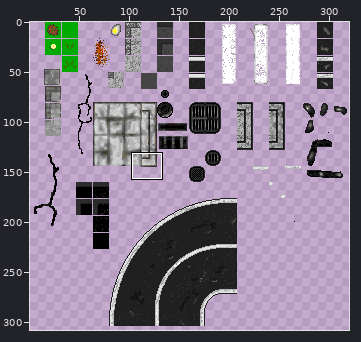
A sprite sheet gets an edit: Assets/Graph/images/sol_urbain.png. The first picture is a wide view before the edit; the outline marks the close-up.
Close-up. Old version:
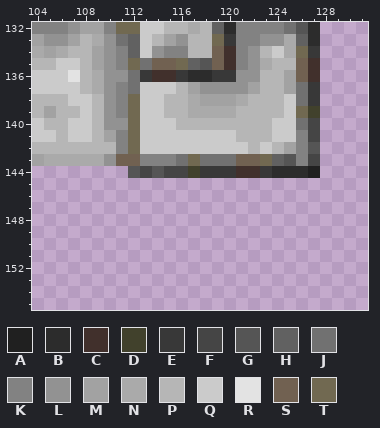
The file is 320x320 pixels. Colours within 5 levels of each other are drawn and written as one. Shown: x 104..131, y 132..155. The wide view leaves out empty margins.
Palette (. is transparent): A #202020  B #2c2c2c  C #41302c  D #41412c  E #383838  F #454545  G #555555  H #616161  J #717171  K #828282  L #929292  M #a2a2a2  N #aaaaaa  P #b6b6b6  Q #cbcbcb  R #e3e3e3  S #716151  T #716951
Pixels before, first column x 104:
132 KKKLMMKTTQQPPNPHBKKKKJGB
133 MLLMPNLJHQPMLPPTEKKLLNHB
134 NMNPPMLKHQLKKPPSCKLPQNTE
135 PPQQPMLKTJSSTHGSCKLNPPSC
136 QQQRPNLLJECCEBBEELLPPMSC
137 QQQQPNLKJQQQPMLLLLMPPMJE
138 PPPQQPLKTQQPPNMMMNPPPQJE
139 PMPPQPLKTQQPPNNNNPPPPQTD
140 QPPQQPLLTQQQPPPPPPPPQQJF
141 QQPQQPMKTQQQQQQQQPPPQQKF
142 PPPPPPPKTQQQQQQQQQPQPMKG
143 MNNNNNLSSKKKJTJJJSSTHGKF
144 ........GFGFFDEEECCEBBBA
The same view after the edit:
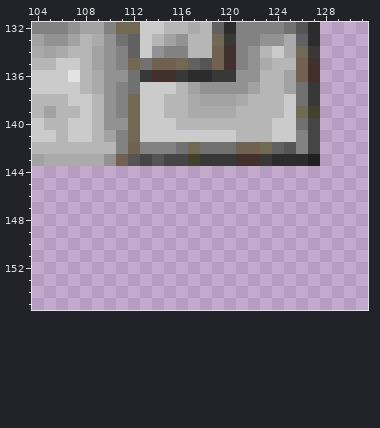
Changes in this commit:
Colour F becomes colour A in row 143 at x 127.
Colour G becomes colour B in row 143 at x 125.
Colour H becomes colour B in row 143 at x 124.
Colour K becomes colour B in row 143 at x 126.
Colour S becomes colour C in row 143 at x 121 to 122.
Colour T becomes colour D in row 143 at x 117.
Colour J becomes colour E in row 143 at x 118 to 120.
Colour T becomes colour E in row 143 at x 123.
Colour G becomes colour F in row 142 at x 127.
Colour J becomes colour F in row 143 at x 116.
Colour K becomes colour F in row 143 at x 113 and 115.
Colour K becomes colour G in row 143 at x 114.
Colour M becomes colour G in row 142 at x 125.
Colour S becomes colour G in row 143 at x 112.
Colour P becomes colour H in row 142 at x 124.
Colour Q becomes colour J in row 142 at x 116 and 118 to 120.
Colour Q becomes colour K in row 142 at x 113 to 115.
Colour P becomes colour S in row 142 at x 122.
Colour Q becomes colour S in row 142 at x 121.
Colour T becomes colour S in row 142 at x 112.
Colour Q becomes colour T in row 142 at x 117 and 123.
The edit erases colour A in row 144 at x 127.
The edit erases colour B in row 144 at x 124 to 126.
The edit erases colour C in row 144 at x 121 to 122.
The edit erases colour D in row 144 at x 117.
The edit erases colour E in row 144 at x 118 to 120 and 123.
The edit erases colour F in row 144 at x 113 and 115 to 116.
The edit erases colour G in row 144 at x 112 and 114.
Changed places in both close-ups, as pixel boxes (x1, y1, x2, y2):
changed: (128, 142, 320, 178)
